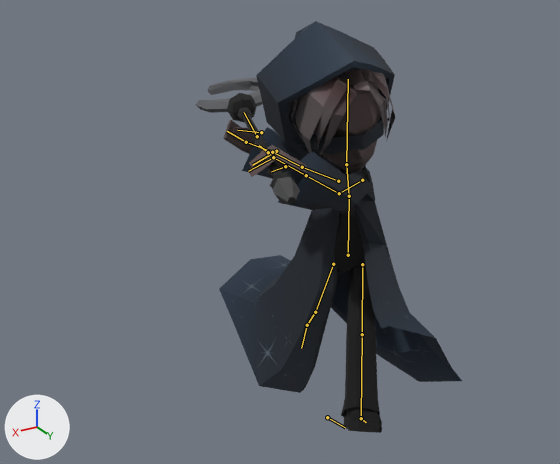
Renders of the Blender file actors/characters/player/mesh/reaper.blend from each side of a commit.
Camera for both pictures: a 50 mm camera at (2.09, 2.78, 2.53) aimed at (0.21, -0.36, 0.96). Arrows for +X, +Y and +Z are at lower left; the lights stay in place. Both versions are drawn at frame 7 of the action 'Windup'; the numbers are the values there. The bones that bend it are drawn over the model as lines.

In view in the first picture: 'blind_fold', 'body', 'cloak', 'staff'.
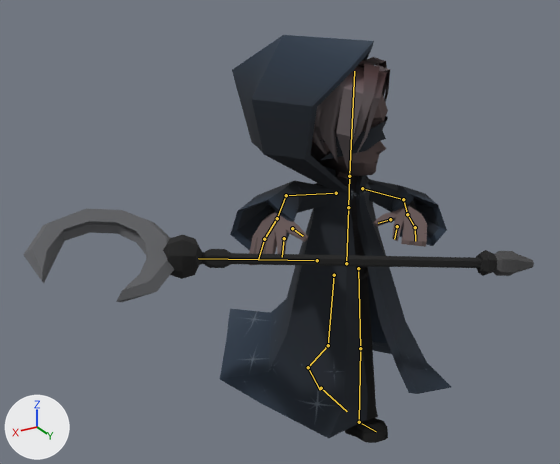
Boxes [x1, y1, x2, y2] around the edits, measured in the pictures (560 x 464 px):
'cloak', posed (8% taller)
    before: [219, 21, 462, 393]
    after: [220, 35, 451, 438]
'body', posed (6% taller)
    before: [223, 69, 395, 433]
    after: [249, 57, 427, 443]
'staff', posed (383% wider, 27% shorter)
    before: [195, 78, 300, 205]
    after: [23, 209, 534, 302]
'blind_fold', posed
    before: [296, 120, 384, 154]
    after: [320, 116, 388, 161]
bone 'root', root to tip
    before: (327, 417) to (345, 427)
    after: (321, 388) to (347, 411)
bone 'hip', root to tip
    before: (348, 255) to (349, 196)
    after: (346, 263) to (348, 207)
bone 'torso', root to tip
    before: (349, 196) to (346, 164)
    after: (348, 207) to (349, 176)
bone 'upper_arm_l', root to tip
    before: (362, 180) to (339, 193)
    after: (362, 188) to (403, 199)
bone 'lower_arm_l', root to tip
    before: (339, 193) to (306, 175)
    after: (403, 199) to (407, 214)
bone 'hand_l', root to tip
    before: (306, 175) to (273, 157)
    after: (407, 214) to (415, 227)
bone 'fingers_l', root to tip
    before: (273, 157) to (248, 171)
    after: (415, 227) to (415, 241)
bone 'thumb_l', root to tip
    before: (285, 166) to (271, 171)
    after: (390, 219) to (378, 223)
bone 'pointer_l', root to tip
    before: (276, 151) to (252, 165)
    after: (397, 226) to (394, 239)
bone 'head', root to tip
    before: (346, 164) to (348, 79)
    after: (349, 176) to (354, 71)
bone 'upper_arm_r', root to tip
    before: (338, 181) to (302, 167)
    after: (336, 193) to (286, 195)
bone 'lower_arm_r', root to tip
    before: (302, 167) to (272, 152)
    after: (286, 195) to (277, 218)
bone 'hand_r', root to tip
    before: (272, 152) to (246, 142)
    after: (277, 218) to (264, 239)
bone 'fingers_r', root to tip
    before: (246, 142) to (227, 131)
    after: (264, 239) to (258, 259)
bone 'thumb_r', root to tip
    before: (268, 152) to (259, 145)
    after: (292, 228) to (303, 236)
bone 'pointer_r', root to tip
    before: (261, 132) to (237, 130)
    after: (284, 238) to (282, 257)
bone 'upper_leg_l', root to tip
    before: (362, 264) to (362, 334)
    after: (358, 268) to (360, 348)
bone 'lower_leg_l', root to tip
    before: (362, 334) to (361, 418)
    after: (360, 348) to (359, 422)
bone 'foot_l', root to tip
    before: (361, 418) to (366, 422)
    after: (359, 422) to (376, 431)
bone 'upper_leg_r', root to tip
    before: (333, 264) to (315, 312)
    after: (334, 275) to (328, 345)
bone 'lower_leg_r', root to tip
    before: (315, 312) to (307, 325)
    after: (328, 345) to (308, 367)
bone 'foot_r', root to tip
    before: (307, 325) to (301, 348)
    after: (308, 367) to (320, 390)
bone 'staff', root to tip
    before: (257, 136) to (244, 112)
    after: (317, 260) to (198, 258)

The change in detail:
Bone 'root' (bone_root) moves from (0.134, 0.259, 0.013) to (0.0, 0.0, 0.0).
Bone 'root' (bone_root) turns from (24, -10, -17) to (0, 0, 0) degrees about its own x, y and z.
Bone 'hip' (bone_hip) turns from (-4, -15, -2) to (0, -1, 0) degrees about its own x, y and z.
Bone 'torso' (bone_torso) turns from (9, -55, -12) to (0, -3, 0) degrees about its own x, y and z.
Bone 'upper_arm_l' (bone_upper_arm_l) moves from (-0.019, 0.04, -0.008) to (-0.001, 0.003, -0.001).
Bone 'upper_arm_l' (bone_upper_arm_l) turns from (-78, 16, 7) to (-16, 16, 14) degrees about its own x, y and z.
Bone 'lower_arm_l' (bone_lower_arm_l) turns from (-39, 25, -71) to (-86, -9, -110) degrees about its own x, y and z.
Bone 'hand_l' (bone_hand_l) moves from (0.022, 0.017, 0.032) to (0.002, 0.001, 0.002).
Bone 'hand_l' (bone_hand_l) turns from (-9, 62, -10) to (0, 3, 0) degrees about its own x, y and z.
Bone 'fingers_l' (bone_fingers_l) turns from (-52, -34, 4) to (-3, -2, -1) degrees about its own x, y and z.
Bone 'thumb_l' (bone_thumb_l) moves from (-0.056, -0.039, -0.033) to (-0.004, -0.002, -0.002).
Bone 'thumb_l' (bone_thumb_l) turns from (-95, 30, -60) to (-3, 3, -1) degrees about its own x, y and z.
Bone 'pointer_l' (bone_pointer_l) moves from (0.001, 0.016, -0.012) to (0.0, 0.001, -0.001).
Bone 'pointer_l' (bone_pointer_l) turns from (-65, 30, 1) to (-4, 1, 1) degrees about its own x, y and z.
Bone 'head' (bone_head) turns from (-74, 64, -33) to (0, 44, 1) degrees about its own x, y and z.
Bone 'upper_arm_r' (bone_upper_arm_r) turns from (-25, -22, 42) to (12, -16, 0) degrees about its own x, y and z.
Bone 'lower_arm_r' (bone_lower_arm_r) turns from (-6, 10, 23) to (-81, -28, 76) degrees about its own x, y and z.
Bone 'hand_r' (bone_hand_r) turns from (10, 51, -3) to (1, 3, 0) degrees about its own x, y and z.
Bone 'fingers_r' (bone_fingers_r) turns from (-53, -1, -23) to (-3, 1, -1) degrees about its own x, y and z.
Bone 'thumb_r' (bone_thumb_r) moves from (-0.014, -0.101, -0.058) to (-0.001, -0.007, -0.004).
Bone 'thumb_r' (bone_thumb_r) turns from (-38, 12, -13) to (-2, 1, -1) degrees about its own x, y and z.
Bone 'pointer_r' (bone_pointer_r) moves from (-0.037, -0.063, -0.018) to (-0.003, -0.004, -0.001).
Bone 'pointer_r' (bone_pointer_r) turns from (-37, 24, -32) to (-2, 2, -1) degrees about its own x, y and z.
Bone 'upper_leg_l' (bone_upper_leg_l) turns from (-42, -8, 15) to (-19, -2, 11) degrees about its own x, y and z.
Bone 'lower_leg_l' (bone_lower_leg_l) turns from (19, 13, -4) to (1, 1, 0) degrees about its own x, y and z.
Bone 'foot_l' (bone_foot_l) turns from (9, 0, 0) to (1, 0, 0) degrees about its own x, y and z.
Bone 'upper_leg_r' (bone_upper_leg_r) turns from (44, -1, 10) to (1, 0, 0) degrees about its own x, y and z.
Bone 'lower_leg_r' (bone_lower_leg_r) turns from (23, 0, -2) to (36, 0, -9) degrees about its own x, y and z.
Bone 'foot_r' (bone_foot_r) turns from (3, -6, 3) to (0, 0, 0) degrees about its own x, y and z.
Bone 'staff' (bone_staff) moves from (1.15, 0.473, 0.216) to (1.118, 0.142, -0.441).
Bone 'staff' (bone_staff) turns from (-67, 171, -16) to (-48, -120, -42) degrees about its own x, y and z.
